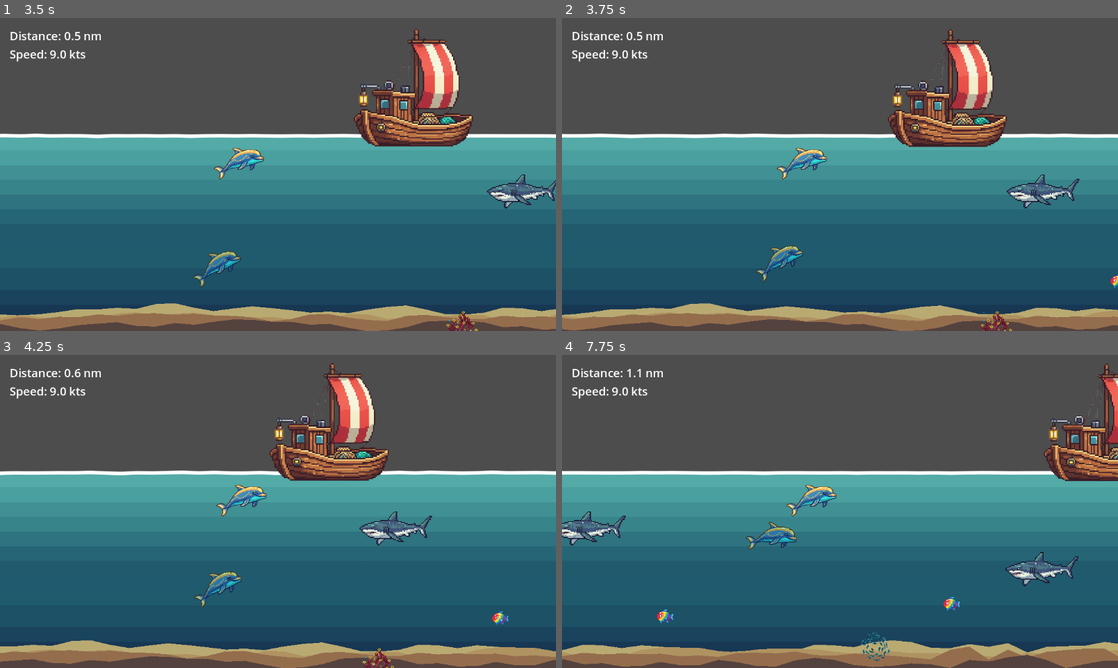
Above: before the commit, frames 1-4 (two rows, left to right).
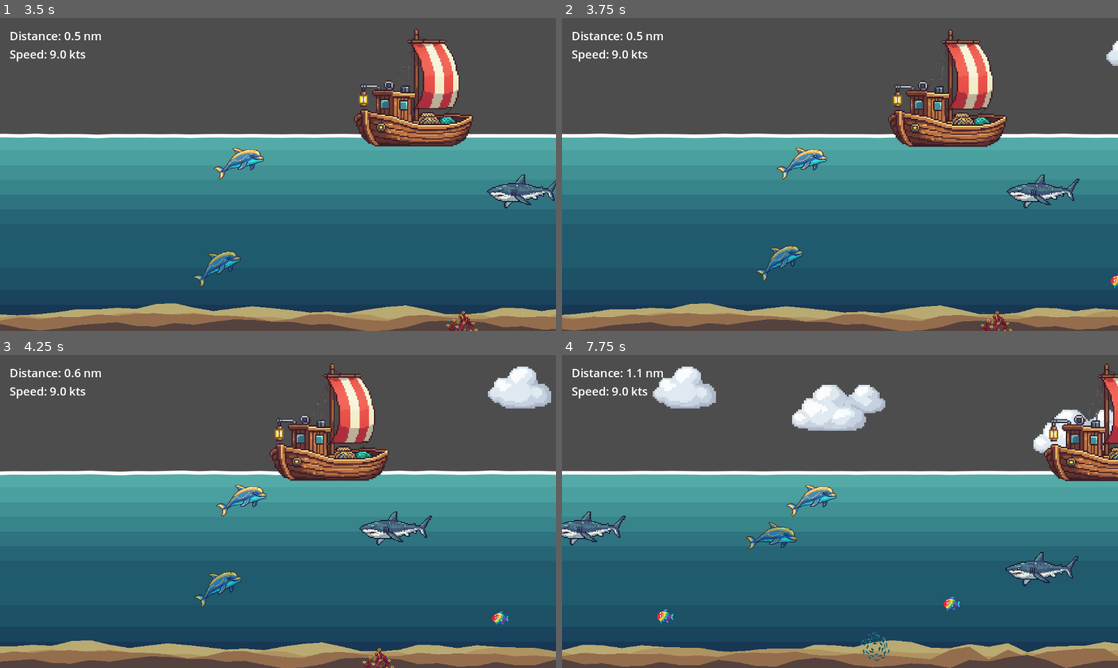
Above: after the commit, the same moments.

Repository: sandritalb/dolphin_ai
Game: Godot game, scene res://scenes/main.tscn
The game is run twice, just before and just after one commit, with the same random seed, the same clock (stepped at 60 frames per second) and the same inputs.
Inputs:
- Up to frame 1 (3.5 s): click "1 Player" at 0.5 s; tap Enter (ui_accept) at 1.25, 1.52, 2.27 s; hold Right (ui_right) 1.28-2.03 s; hold Down (ui_down) 2.03-2.78 s; hold Right (ui_right) from 2.78 s (still down)
- Up to frame 2 (3.75 s): release Right (ui_right) at 3.53 s; hold Up (ui_up) from 3.53 s (still down)
- Up to frame 3 (4.25 s): keep holding Up (ui_up); tap Enter (ui_accept) at 3.77 s
- Up to frame 4 (7.75 s): release Up (ui_up) at 4.28 s; hold Left (ui_left) 4.28-5.78 s; tap Enter (ui_accept) at 4.52, 5.27, 6.77, 7.52 s; hold Down (ui_down) 5.78-6.53 s; hold Right (ui_right) 6.53-7.28 s; hold Up (ui_up) from 7.28 s (still down)

Frame 1 is identical in both runs. In frame 2, 0.1% of the frame differs, in the area x 97-100%, y 7-16%; in frame 3, 1.1%; in frame 4, 3.5%, in the area x 16-100%, y 3-32%.

Commit message:
feat: Implement cloud generation system with dynamic spawning and random frame selection

Diff:
--- /dev/null
+++ b/scenes/Cloud.tscn
@@ -0,0 +1,13 @@
+[gd_scene load_steps=3 format=3 uid="uid://c861xpfkdl32a"]
+
+[ext_resource type="Texture2D" uid="uid://mryja7v45ih5" path="res://sprites/clouds.png" id="1_324vy"]
+[ext_resource type="Script" uid="uid://bip4jhn2nnhub" path="res://scripts/clouds.gd" id="2_r5hi7"]
+
+[node name="Cloud" type="Node2D"]
+
+[node name="Clouds" type="Sprite2D" parent="."]
+texture = ExtResource("1_324vy")
+hframes = 3
+vframes = 3
+frame = 1
+script = ExtResource("2_r5hi7")
--- a/scenes/main.tscn
+++ b/scenes/main.tscn
@@ -1,10 +1,11 @@
-[gd_scene load_steps=12 format=3 uid="uid://crvd34oyxlqvf"]
+[gd_scene load_steps=13 format=3 uid="uid://crvd34oyxlqvf"]
 
 [ext_resource type="Script" path="res://scripts/camera.gd" id="1_jyhfs"]
 [ext_resource type="Script" uid="uid://cygc517leoia2" path="res://scripts/game_manager.gd" id="1_tipki"]
 [ext_resource type="PackedScene" uid="uid://bj06yxbsjo35t" path="res://water_demo/WaterBodyContinuous.tscn" id="4_eb6dy"]
-[ext_resource type="PackedScene" uid="uid://bb87rdaass6ji" path="res://scenes/SeaBottom.tscn" id="4_ya4ey"]
+[ext_resource type="PackedScene" path="res://scenes/SeaBottom.tscn" id="4_ya4ey"]
 [ext_resource type="Script" uid="uid://c803solqrng77" path="res://scripts/obstacle_generator.gd" id="5_85g3d"]
+[ext_resource type="Script" uid="uid://2l28qxfmwowd" path="res://scripts/cloud_generator.gd" id="5_eb6dy"]
 [ext_resource type="Script" uid="uid://go80kmqdnfw6" path="res://scripts/fish_generator.gd" id="7_ya4ey"]
 [ext_resource type="Script" uid="uid://dwhfaqjniv1u7" path="res://scripts/deco_generator.gd" id="8_decos"]
 [ext_resource type="PackedScene" uid="uid://crsqhbm5qpveo" path="res://scenes/StartMenu.tscn" id="8_start"]
@@ -39,6 +40,9 @@
 
 [node name="SeaBottom" parent="background" instance=ExtResource("4_ya4ey")]
 position = Vector2(-743, 505)
+
+[node name="CloudGenerator" type="Node" parent="background"]
+script = ExtResource("5_eb6dy")
 
 [node name="DecoGenerator" type="Node" parent="."]
 script = ExtResource("8_decos")
--- /dev/null
+++ b/scripts/cloud_generator.gd
@@ -0,0 +1,153 @@
+extends Node
+
+# ============================================================================
+# CLOUD GENERATOR - Spawns random clouds in the sky
+# ============================================================================
+
+# ============================================================================
+# PRELOAD SCENES
+# ============================================================================
+var cloud_scene = preload("res://scenes/Cloud.tscn")
+
+# ============================================================================
+# REFERENCES
+# ============================================================================
+var cloud_container: Node = null
+var player: Node = null
+
+# ============================================================================
+# POOLS
+# ============================================================================
+var cloud_pool: Array = []
+var active_clouds: Array = []
+
+# ============================================================================
+# SETTINGS
+# ============================================================================
+@export var pool_size: int = 15
+@export var spawn_distance_ahead: float = 1600.0  # How far ahead to spawn
+@export var despawn_distance_behind: float = 1200.0  # How far behind to despawn
+@export var spawn_y_min: float = -300.0  # Minimum Y position (top of sky)
+@export var spawn_y_max: float = -100.0  # Maximum Y position (water level)
+@export var spawn_cycle_time: float = 2.0  # Seconds between spawn attempts
+@export var spawn_chance: float = 0.7  # Chance to spawn cloud per cycle
+
+# ============================================================================
+# INTERNAL STATE
+# ============================================================================
+var spawn_timer: float = 0.0
+
+
+# ============================================================================
+# LIFECYCLE
+# ============================================================================
+
+func _ready() -> void:
+	# Create cloud container if it doesn't exist (deferred to avoid setup conflicts)
+	cloud_container = get_parent().find_child("CloudContainer")
+	if not cloud_container:
+		cloud_container = Node.new()
+		cloud_container.name = "CloudContainer"
+		get_parent().add_child.call_deferred(cloud_container)
+
+	# Initialize pool (deferred)
+	_initialize_pool.call_deferred()
+
+	print("✅ Cloud Generator initialized with pool of %d" % pool_size)
+
+
+func _process(delta: float) -> void:
+	if not player:
+		return
+
+	# Update spawn timer
+	spawn_timer -= delta
+	if spawn_timer <= 0.0:
+		spawn_timer = spawn_cycle_time
+		_try_spawn_cloud()
+
+	# Check and despawn out-of-view clouds
+	_despawn_out_of_view_clouds()
+
+
+# ============================================================================
+# POOL INITIALIZATION
+# ============================================================================
+
+func _initialize_pool() -> void:
+	"""Create pool of clouds"""
+	for i in range(pool_size):
+		var cloud = cloud_scene.instantiate()
+		cloud_container.add_child(cloud)
+		cloud.hide()
+		cloud.process_mode = Node.PROCESS_MODE_DISABLED
+		cloud.set_meta("pooled", true)
+		cloud_pool.append(cloud)
+
+
+# ============================================================================
+# SPAWNING LOGIC
+# ============================================================================
+
+func _try_spawn_cloud() -> void:
+	"""Try to spawn a cloud"""
+	if randf() < spawn_chance:
+		_spawn_cloud()
+
+
+func _spawn_cloud() -> void:
+	"""Spawn a cloud from the pool"""
+	# Get a cloud from the pool
+	if cloud_pool.is_empty():
+		return
+
+	var cloud = cloud_pool.pop_front()
+
+	# Set random position ahead of player
+	var spawn_x = player.global_position.x + spawn_distance_ahead + randf_range(-200, 200)
+	var spawn_y = randf_range(spawn_y_min, spawn_y_max)
+
+	cloud.global_position = Vector2(spawn_x, spawn_y)
+
+	# Show cloud and enable processing
+	cloud.show()
+	cloud.process_mode = Node.PROCESS_MODE_INHERIT
+
+	# Store reference and show frame aleatorio if tiene el script
+	if cloud.has_method("mostrar_frame_aleatorio"):
+		cloud.mostrar_frame_aleatorio()
+
+	active_clouds.append(cloud)
+	print("☁️ Cloud spawned at: %s" % cloud.global_position)
+
+
+# ============================================================================
+# DESPAWNING LOGIC
+# ============================================================================
+
+func _despawn_out_of_view_clouds() -> void:
+	"""Check and despawn clouds that are out of view"""
+	for i in range(active_clouds.size() - 1, -1, -1):
+		var cloud = active_clouds[i]
+
+		# If cloud is too far behind player, return to pool
+		if cloud.global_position.x < player.global_position.x - despawn_distance_behind:
+			_return_cloud_to_pool(cloud, i)
+
+
+func _return_cloud_to_pool(cloud: Node, index: int) -> void:
+	"""Return a cloud to the pool"""
+	cloud.hide()
+	cloud.process_mode = Node.PROCESS_MODE_DISABLED
+	active_clouds.remove_at(index)
+	cloud_pool.append(cloud)
+
+
+# ============================================================================
+# PUBLIC API - Called by GameManager to set player reference
+# ============================================================================
+
+func set_player(player_node: Node) -> void:
+	"""Set the player reference for spawn/despawn calculations"""
+	player = player_node
+	print("✅ Cloud Generator: Player reference set")
--- /dev/null
+++ b/scripts/clouds.gd
@@ -0,0 +1,17 @@
+extends Sprite2D
+
+
+# Called when the node enters the scene tree for the first time.
+func _ready() -> void:
+	mostrar_frame_aleatorio()
+
+
+# Called every frame. 'delta' is the elapsed time since the previous frame.
+func _process(delta: float) -> void:
+	pass
+
+
+func mostrar_frame_aleatorio() -> void:
+	# Si tienes una textura con múltiples frames, especifica el número total de frames
+	var total_frames = 3  # Cambia esto al número de frames que tengas
+	frame = randi() % total_frames
--- a/scripts/game_manager.gd
+++ b/scripts/game_manager.gd
@@ -148,6 +148,12 @@
 		deco_generator.set_player(dolphin_player)
 		print("🔗 Connected deco generator to player dolphin")
 
+	# Setup cloud generator
+	var cloud_generator = get_node_or_null("background/CloudGenerator")
+	if cloud_generator and cloud_generator.has_method("set_player"):
+		cloud_generator.set_player(dolphin_player)
+		print("🔗 Connected cloud generator to player dolphin")
+
 
 func _setup_fish_generator() -> void:
 	"""Setup fish generator to spawn fish ahead of player"""
Not shown, added: scripts/cloud_generator.gd.uid
Not shown, added: scripts/clouds.gd.uid
